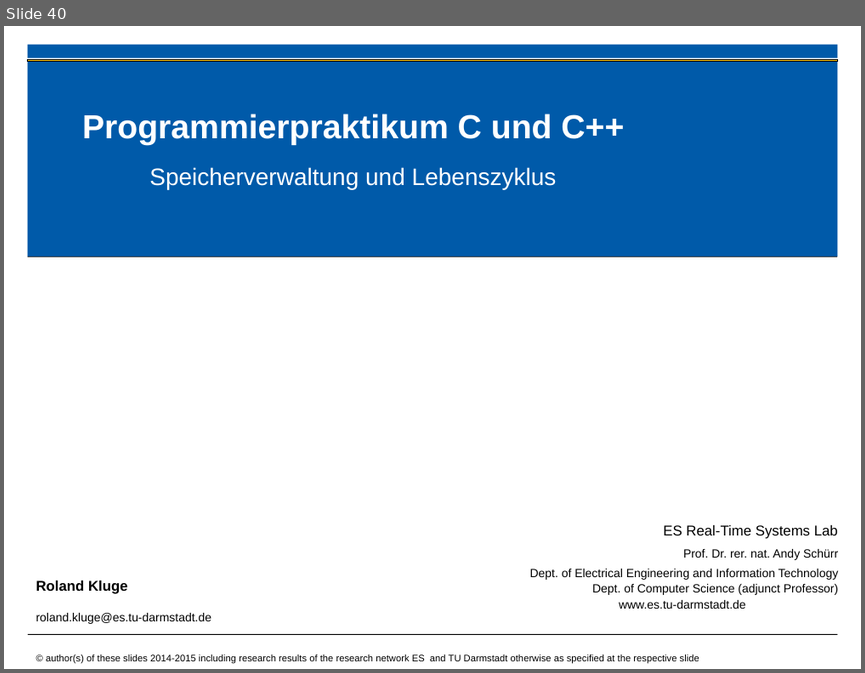
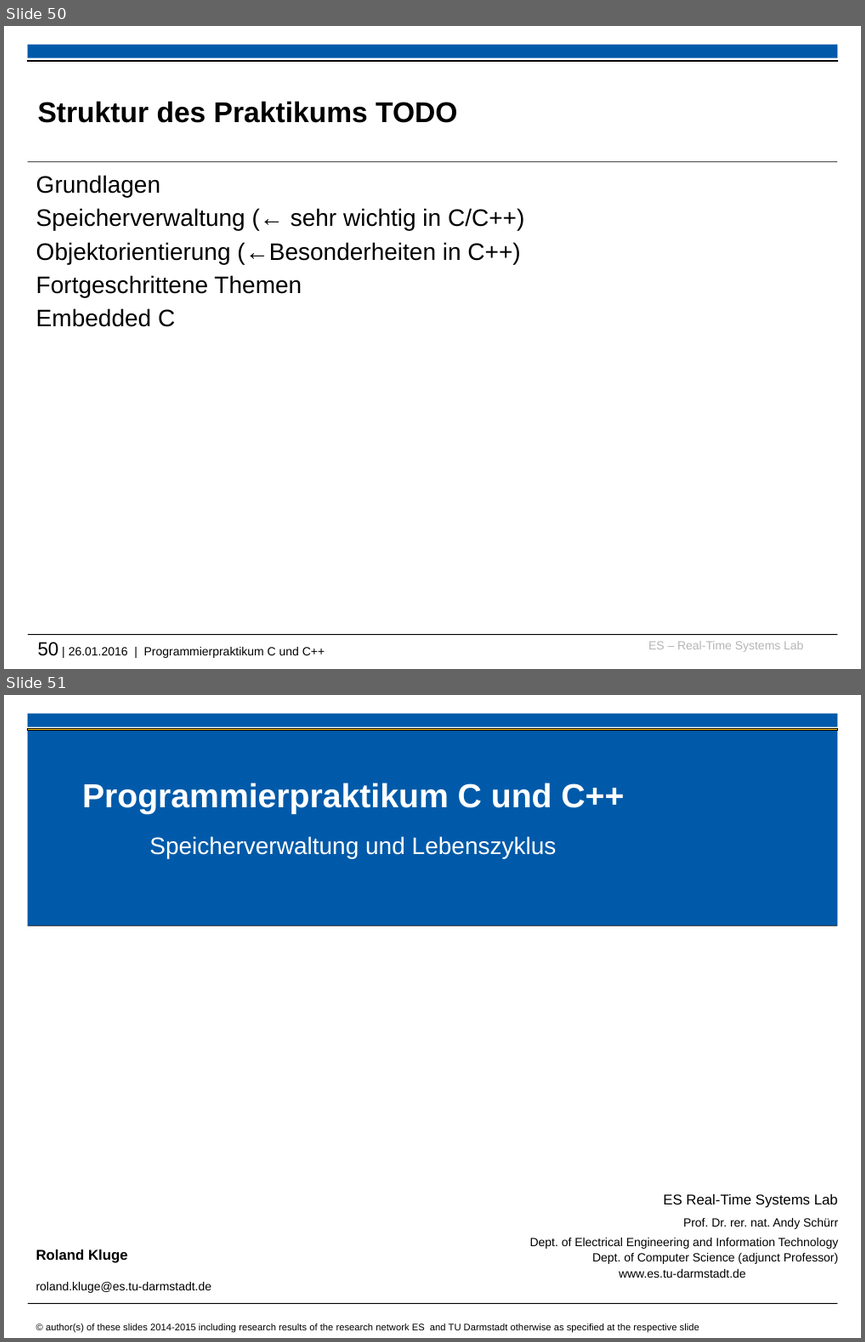
Before and after one commit to h82k/tud-cppp, a slide deck: cppp_lecture.pptx. Shown one above the other, each under a label of ours: slide 40 before the commit, slides 50 and 51 after it. The pictures are 865x673 and 865x1342 pixels, drawn with LibreOffice and Linux fonts; fonts in the diff are those of the drawing; background and template pictures are left out. Boxes give left, top, right and bottom in pixels: in the first picture for what was removed or moved away, otherwise in the second. Text is boxed around its words. In the diff, an @@ line names an element or a change of style, - is before the commit and + after.

```diff
--- a/cppp_lecture.pptx
+++ b/cppp_lecture.pptx
@@ slide 50 added at [4, 26, 861, 669], background #FFFFFF; not listed: 2 template elements that a slide beside it also shows @@
@@ rectangle added at [27, 60, 837, 62], fill #000000, outline #000000 0.75 pt @@
@@ title added at [38, 101, 457, 123], 24 pt, text #000000, bold @@
+Struktur des Praktikums TODO
@@ line added from (27, 162) to (837, 162), #000000 0.6 pt @@
@@ text added at [36, 175, 524, 327], 20 pt, text #000000 @@
+Grundlagen
+Speicherverwaltung (← sehr wichtig in C/C++)
+Objektorientierung (←Besonderheiten in C++)
+Fortgeschrittene Themen
+Embedded C
@@ text added at [38, 641, 324, 658], 10 pt, text #000000 @@
+50 | 26.01.2016 | Programmierpraktikum C und C++
@@ text added at [648, 641, 803, 652], 10 pt, text #B5B5B5 @@
+ES – Real-Time Systems Lab
@@ what was slide 40 is now slide 51 @@
```
Also in this commit, not shown: 6 slides changed, 16 other slides added, 1 other file.
